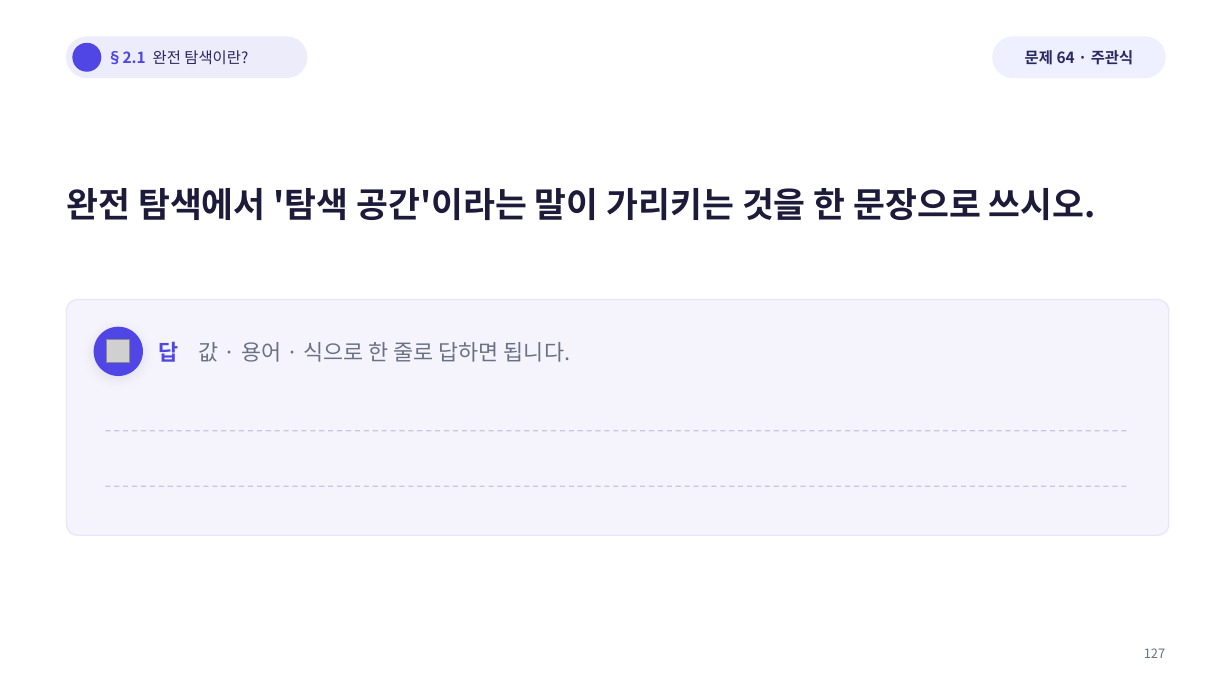
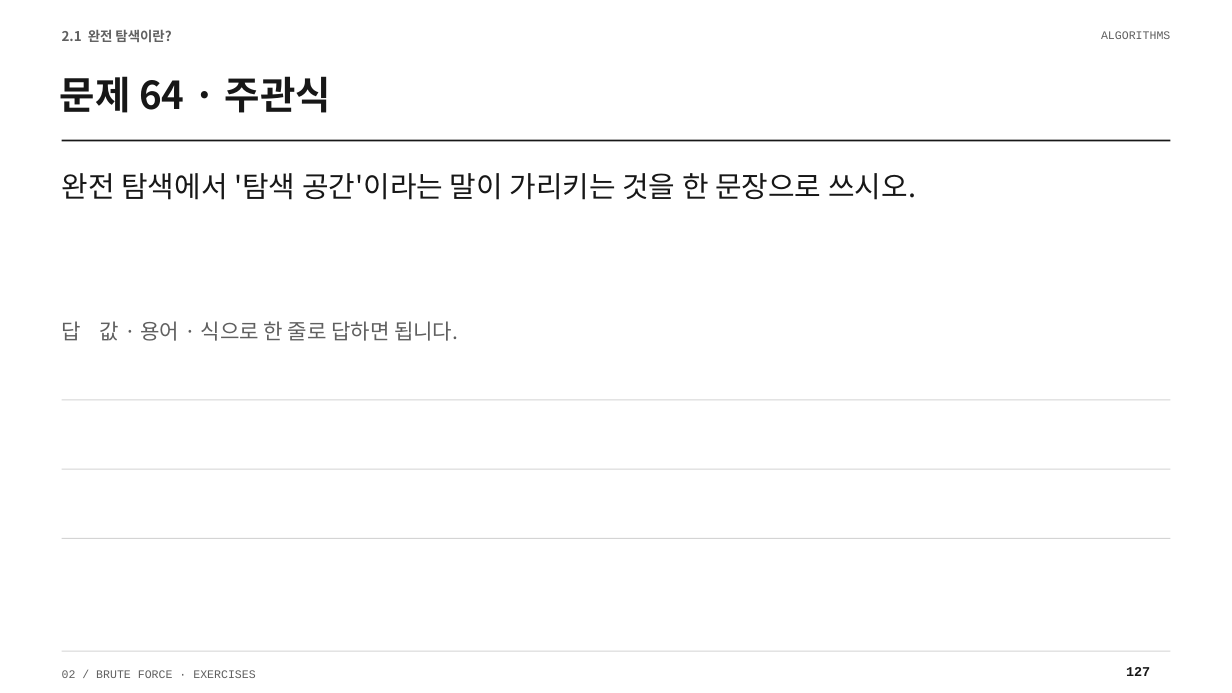
Before and after one commit to Sangdon-Park/Sangdon-Park.github.io, a slide deck: slide 127 of data/알고리즘/2장_연습문제_100문항_수업용.pptx. Drawn at 1232x693 pixels with LibreOffice and Linux fonts; fonts in the diff are those of the drawing; grey boxes stand for pictures; background and template pictures are left out. Boxes give left, top, right and bottom in pixels: in the first picture for what was removed or moved away, otherwise in the second. Text is boxed around its words. In the diff, an @@ line names an element or a change of style, - is before the commit and + after.

Commit message:
fix: align algorithm exercises with time complexity scope

```diff
--- a/data/알고리즘/2장_연습문제_100문항_수업용.pptx
+++ b/data/알고리즘/2장_연습문제_100문항_수업용.pptx
@@ text at (62, 29, 171, 42): text changed; size 12 to 10.5 pt; text colour #2A2860 to #606060; bold on @@
-§2.1 완전 탐색이란?
+2.1 완전 탐색이란?
@@ text "2.1 완전 탐색이란?" at (62, 29, 171, 42): vertical alignment middle to top @@
@@ rounded rectangle removed at (67, 37, 307, 78) @@
@@ ellipse removed at (73, 43, 101, 71) @@
@@ rounded rectangle removed at (993, 37, 1165, 78) @@
@@ text added at (1101, 31, 1170, 39), 9 pt, text #606060 @@
+ALGORITHMS
@@ text "문제 64 · 주관식": place and size @@
-text "문제 64 · 주관식" at (1025, 50, 1133, 65)
+text "문제 64 · 주관식" at (60, 76, 331, 113)
@@ text "문제 64 · 주관식" at (60, 76, 331, 113): size 12 to 30 pt, text colour #2A2860 to #171717; alignment centre to left; line spacing 1 to 1.04; vertical alignment middle to top @@
@@ rectangle added at (62, 140, 1171, 141), fill #171717 @@
@@ text "완전 탐색에서 '탐색 공간'이라는 말이 ...": place and size @@
-text "완전 탐색에서 '탐색 공간'이라는 말이 ..." at (67, 188, 1096, 220)
+text "완전 탐색에서 '탐색 공간'이라는 말이 ..." at (62, 173, 916, 200)
@@ text "완전 탐색에서 '탐색 공간'이라는 말이 ..." at (62, 173, 916, 200): size 27 to 22.5 pt, text colour #1E1B3A to #171717, bold off; line spacing 1.22 to 1.04 @@
@@ rounded rectangle removed at (67, 299, 1169, 535) @@
@@ text "답 값 · 용어 · ...": place and size @@
-text "답 값 · 용어 · ..." at (159, 341, 571, 362)
+text "답 값 · 용어 · ..." at (62, 321, 458, 341)
@@ text "답 값 · 용어 · ..." at (62, 321, 458, 341): size 17 to 16.5 pt, text colour #6B7185 to #606060; text colour #4F46E5 to #606060, bold off in "답"; line spacing 1 to 1.04; vertical alignment middle to top @@
@@ ellipse removed at (94, 327, 142, 375) @@
@@ picture removed at (107, 340, 130, 363) @@
@@ rectangle added at (62, 399, 1171, 400), fill #D4D4D4 @@
@@ line removed from (105, 431) to (1130, 431) @@
@@ rectangle added at (62, 469, 1171, 470), fill #D4D4D4 @@
@@ line removed from (105, 486) to (1130, 486) @@
@@ rectangle added at (62, 538, 1171, 539), fill #D4D4D4 @@
@@ rectangle added at (62, 651, 1171, 652), fill #D4D4D4 @@
@@ text added at (62, 670, 255, 678), 9 pt, text #606060 @@
+02 / BRUTE FORCE · EXERCISES
@@ text "127": place and size @@
-text "127" at (1144, 648, 1165, 658)
+text "127" at (1126, 667, 1150, 676)
@@ text "127" at (1126, 667, 1150, 676): size 10 to 10.5 pt, font Noto Sans CJK KR to Courier New, text colour #6B7185 to #171717, bold on; alignment right to left; line spacing 1 to 1.04; vertical alignment middle to top @@
```
Also in this commit, not shown: 199 other slides changed, 12 other files.
